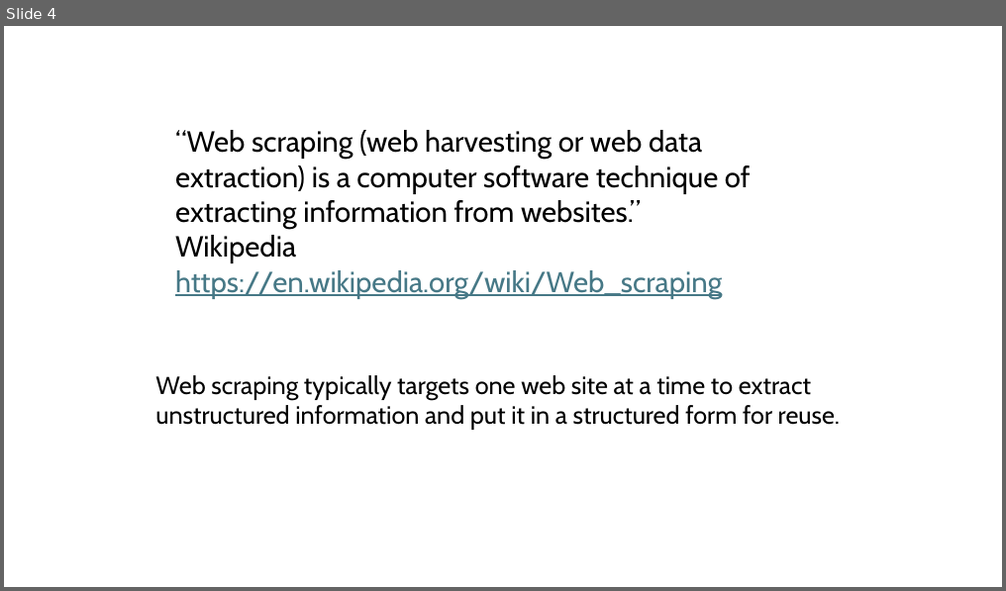
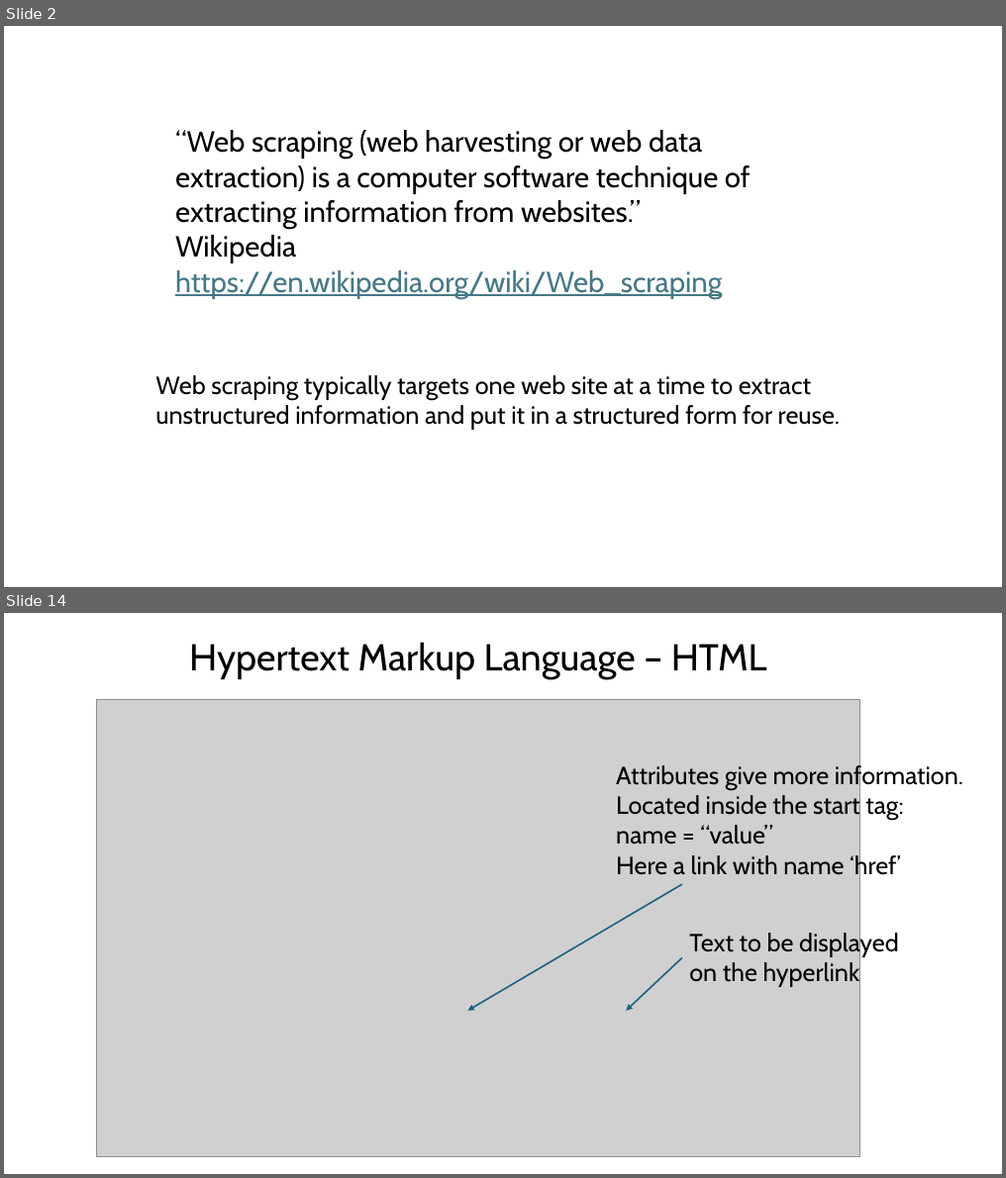
Before and after one commit to bham-carpentries/bham-introduction-to-webscraping, a slide deck: instructors/Introduction to Web Scraping.pptx. Shown one above the other, each under a label of ours: slide 4 before the commit, slides 2 and 14 after it; the slides between them are not shown. The pictures are 1006x591 and 1006x1178 pixels, drawn with LibreOffice and Linux fonts; fonts in the diff are those of the drawing; grey boxes stand for pictures. Boxes give left, top, right and bottom in pixels: in the first picture for what was removed or moved away, otherwise in the second. Text is boxed around its words. In the diff, an @@ line names an element or a change of style, - is before the commit and + after.

```diff
--- a/instructors/Introduction to Web Scraping.pptx
+++ b/instructors/Introduction to Web Scraping.pptx
@@ slide 14 added at [4,613,1002,1174], background #FFFFFF @@
@@ text added at [189,642,767,679], 36 pt, text #000000 @@
+Hypertext Markup Language – HTML
@@ picture added at [97,699,859,1157] @@
@@ text added at [616,763,963,880], 24 pt, text #000000 @@
+Attributes give more information.
+Located inside the start tag:
+name = “value”
+Here a link with name ‘href’
@@ arrow added from (682, 884) to (468, 1011), #156082 1.5 pt @@
@@ text added at [689,931,899,988], 24 pt, text #000000 @@
+Text to be displayed on the hyperlink
@@ arrow added from (682, 959) to (626, 1011), #156082 1.5 pt @@
@@ what was slide 4 is now slide 2 @@
```
Also in this commit, not shown: 6 slides changed, 9 other slides added, 2 slides removed, 3 other files.
